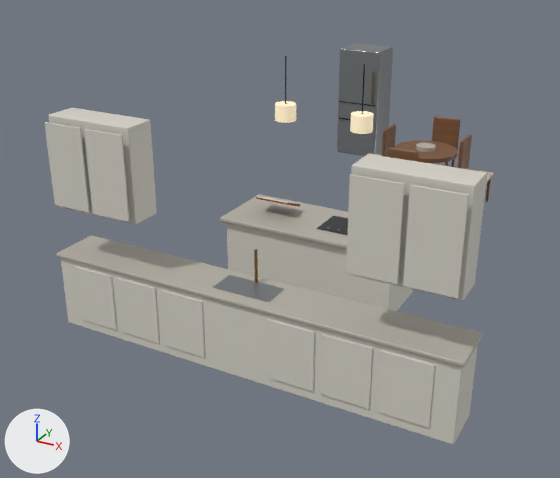
One commit to the glTF model public/models/kitchen-furniture-v002.glb: the scene before it, then after it.
One viewpoint serves both versions: a camera (50 mm lens) standing at (-0.16, -17.38, 4.64) and looking at (-5.05, -8.48, 0.19). Arrows for +X, +Y and +Z are at lower left; the lights stay in place. The older version comes first. Vertices at exactly the same position are counted once.

In view in the first picture: 'Export North base cabinets'.
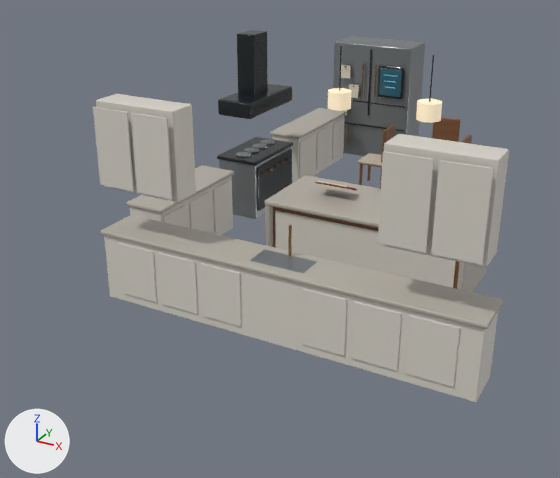
Boxes [x1, y1, x2, y2] around the edits, measured in the pictures (560 x 478 px; the box of a moved part takes in the faces that stretch with it):
'Export North base cabinets', reshaped, moved (7% narrower, 7% shorter): before [45, 43, 494, 444]; after [93, 30, 509, 402]
part 1 of me_cube_050, moved or reshaped: before [227, 223, 413, 311]; after [275, 211, 456, 288]
part 2 of me_cube_050, moved or reshaped: before [220, 194, 348, 249]; after [265, 175, 381, 228]
part 3 of me_cube_050, moved or reshaped (not visible afterwards): before [416, 143, 436, 152]
part 4 of me_cube_050, added: after [236, 152, 251, 157]
part 5 of me_cube_050, added: after [244, 147, 259, 153]
part 6 of me_cube_050, added: after [253, 143, 267, 149]
part 7 of me_cube_050, added: after [260, 140, 275, 145]
part 8 of me_cube_050, moved or reshaped: before [371, 72, 374, 105]; after [361, 63, 364, 99]
part 9 of me_cube_050, moved or reshaped: before [337, 43, 393, 156]; after [374, 65, 377, 101]
part 10 of me_cube_050, moved or reshaped: before [339, 101, 376, 106]; after [351, 100, 406, 108]
part 11 of me_cube_050, moved or reshaped: before [285, 56, 287, 104]; after [339, 46, 342, 91]
part 12 of me_cube_050, moved or reshaped: before [362, 64, 365, 114]; after [429, 55, 434, 102]
part 13 of me_cube_050, moved or reshaped (not visible afterwards): before [394, 140, 458, 163]
part 14 of me_cube_050, moved or reshaped (not visible afterwards): before [388, 147, 419, 162]
part 15 of me_cube_050, moved or reshaped: before [432, 116, 461, 150]; after [432, 117, 461, 142]
part 16 of me_cube_050, deleted: before [275, 101, 494, 235]
part 17 of me_cube_050, built on: before [256, 196, 300, 206]; after [126, 30, 486, 292]
part 18 of me_cube_050, added (beige): after [416, 99, 442, 123]

Edits to the bpy script that builds the scene:
```text
Change me_cube_050:
    remove me_cube_050.from_pydata(...)  # 1792 vertices, 3336 faces; spans x -2.46..2.38, y -0.32..8.2, z -0.45..2.49
    add me_cube_050.from_pydata(...)  # 2804 vertices, 5216 faces; spans x -2.74..2.38, y -0.32..7.5, z -0.45..2.49
    me_cube_050 part 1: the loose piece of 24 vertices spanning x -1.28..0.97, y 1.59..2.45, z -0.43..0.41 is scaled about its middle by (1.12, 0.0151, 0.794), then moved by (0.4, -0.38, 0.02)
    me_cube_050 part 2: the loose piece of 24 vertices spanning x -1.34..1.03, y 1.53..2.51, z 0.42..0.48 is scaled about its middle by (1.17, 1.22, 1.11), then moved by (0.4, 0.15, 0.0)
    me_cube_050 part 3: the loose piece of 64 vertices spanning x -0.31..0.01, y 5.86..6.18, z 0.34..0.41 is moved by (0.0, -0.75, 0.0)
    me_cube_050 part 4: a new loose piece, a 28-sided cylinder along z spanning x -2.5..-2.26, y 2.97..3.21, z 0.511..0.529, in mat_kitchen_brushed_steel (grey #909597)
    me_cube_050 part 5: a new loose piece, a 28-sided cylinder along z spanning x -2.5..-2.26, y 3.22..3.46, z 0.511..0.529, in mat_kitchen_brushed_steel (grey #909597)
    me_cube_050 part 6: a new loose piece, a 28-sided cylinder along z spanning x -2.5..-2.26, y 3.48..3.72, z 0.511..0.529, in mat_kitchen_brushed_steel (grey #909597)
    me_cube_050 part 7: a new loose piece, a 28-sided cylinder along z spanning x -2.5..-2.26, y 3.73..3.97, z 0.511..0.529, in mat_kitchen_brushed_steel (grey #909597)
    me_cube_050 part 8: the loose piece of 24 vertices spanning x -1.75..-1.73, y 7.44..7.47, z 0.6..1.22 is scaled about its middle by (0.944, 1.1, 1.1), then moved by (-0.19, -0.78, 0.12)
    me_cube_050 part 9: the loose piece of 24 vertices spanning x -2.46..-1.64, y 7.5..8.2, z -0.45..1.59 is scaled about its middle by (0.0218, 0.0303, 0.335), then moved by (0.38, -1.17, 0.46), in mat_kitchen_aged_brass (brown #8e7348)
    me_cube_050 part 10: the loose piece of 24 vertices spanning x -2.43..-1.67, y 7.49..7.5, z 0.57..0.59 is scaled about its middle by (1.95, 1.21, 1), then moved by (0.25, -0.76, 0.05)
    me_cube_050 part 11: the loose piece of 24 vertices spanning x -0.66..-0.64, y 2.01..2.03, z 1.87..2.49 is moved by (0.3, 0.15, 0.0)
    me_cube_050 part 12: the loose piece of 24 vertices spanning x 0.34..0.36, y 2.01..2.03, z 1.87..2.49 is moved by (0.5, 0.15, 0.0)
    me_cube_050 part 13: the loose piece of 96 vertices spanning x -0.68..0.37, y 5.5..6.55, z 0.28..0.34 is moved by (0.0, -0.75, 0.0)
    me_cube_050 part 14: the loose piece of 24 vertices spanning x -0.39..0.09, y 4.91..4.98, z 0.07..0.63 is moved by (0.0, -0.75, 0.0)
    me_cube_050 part 15: the loose piece of 24 vertices spanning x -0.39..0.09, y 7.07..7.14, z 0.07..0.63 is moved by (0.0, -0.75, 0.0)
    me_cube_050 part 16: 23 loose pieces with 656 vertices, spanning x -1.27..0.97, y 1.78..7.14, z -0.45..1.92, are deleted
    me_cube_050 part 17: 48 vertices removed from x -1.01..-0.53, y 1.88..2.2, z 0.56..0.72; 1248 vertices added at x -2.74..1.63, y 0.62..7.5, z -0.45..2.33
    me_cube_050 part 18: 64 vertices added at x 0.7..1.0, y 2.02..2.32, z 1.71..1.93
    other edits to the shape of me_cube_050 do not show in these pictures
    add me_cube_050.materials.append(mat_kitchen_smart_display)  # dark cyan #2c5561
    add me_cube_050.materials.append(mat_kitchen_display_accent)  # cyan #59adce, glowing cyan #376f85
Change ob_export_north_base_cabinets:
    ob_export_north_base_cabinets.location: (-3.9, -11.27, 0.45) -> (-3.9, -10.52, 0.45)
```
